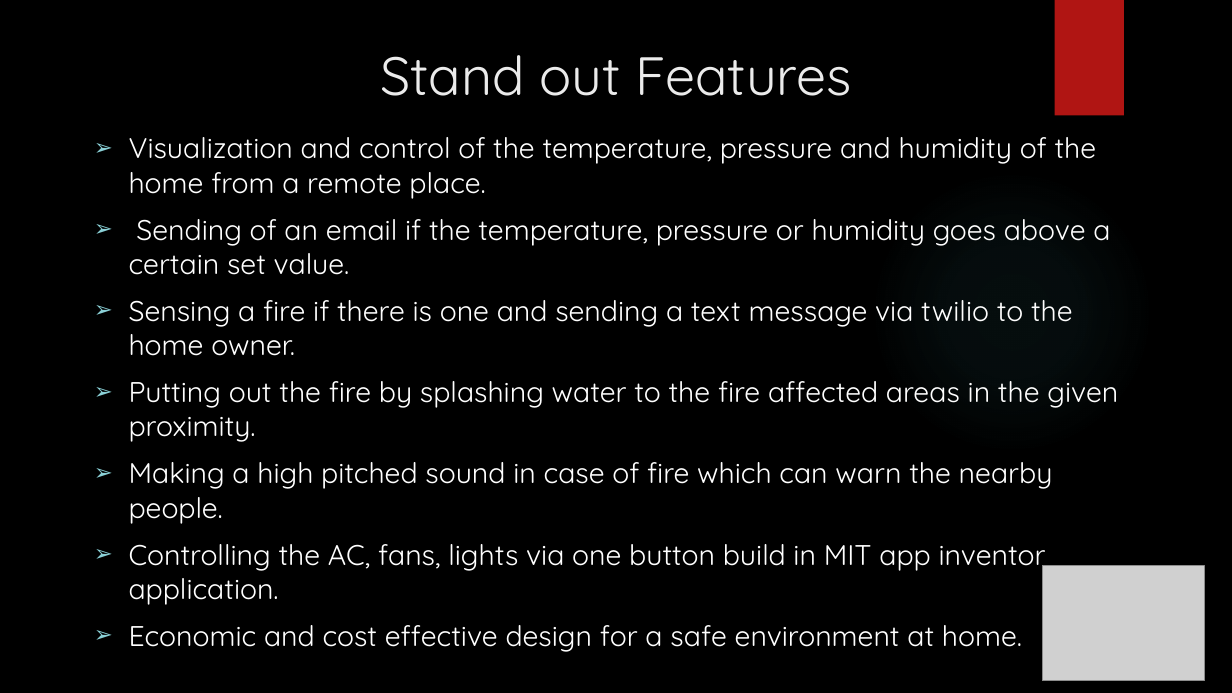
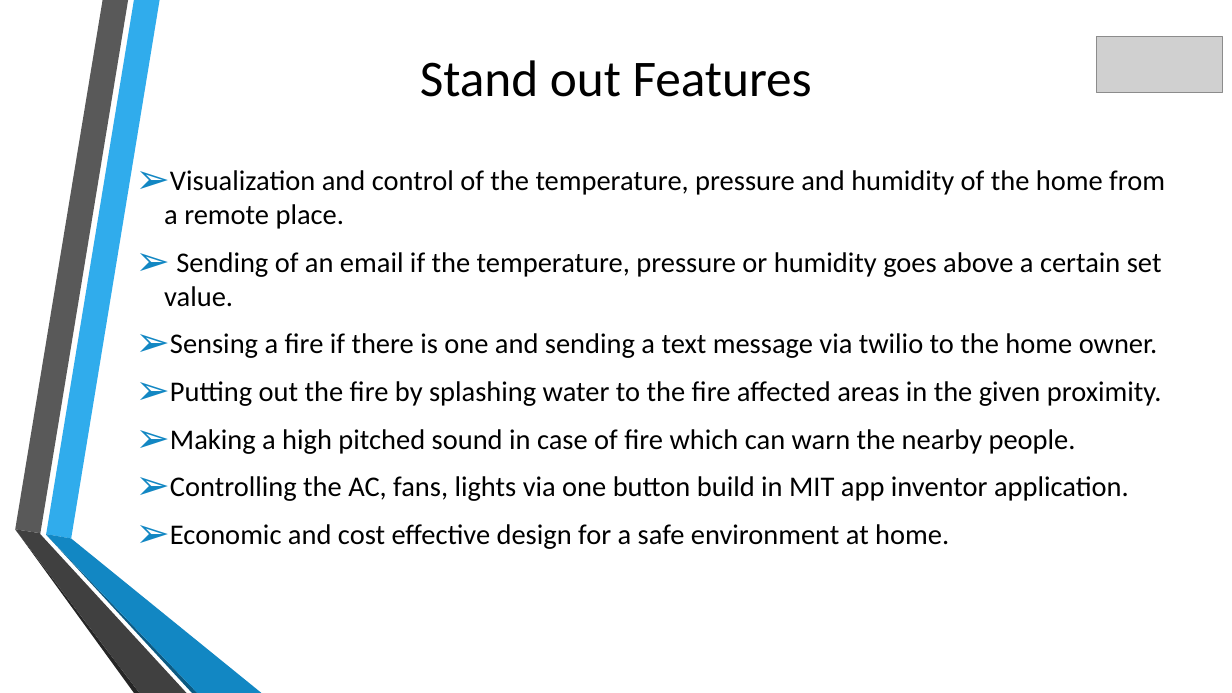
Before and after one commit to Sandhie177/UMKC_Hackathon_Fall_2018_IoT_Group_2, a slide deck: slide 2 of Documentation/IOT-SMART-HOME-Firebot-and-Device-Automation.pptx. Drawn at 1232x693 pixels with LibreOffice and Linux fonts; fonts in the diff are those of the drawing; grey boxes stand for pictures; background and template pictures are left out. Boxes give left, top, right and bottom in pixels: in the first picture for what was removed or moved away, otherwise in the second. Text is boxed around its words. In the diff, an @@ line names an element or a change of style, - is before the commit and + after.

```diff
--- a/Documentation/IOT-SMART-HOME-Firebot-and-Device-Automation.pptx
+++ b/Documentation/IOT-SMART-HOME-Firebot-and-Device-Automation.pptx
@@ rectangle removed at <box>1055,0,1124,116</box> @@
@@ title "Stand out Features" at <box>420,60,812,97</box>: size 42 to 40 pt, font Quicksand to Calibri, text colour #EBEBEB to #000000; vertical alignment top to middle @@
@@ picture added at <box>1096,37,1223,92</box> @@
@@ text "Visualization and control of the ...": place and size @@
-text "Visualization and control of the ..." at <box>129,137,1118,652</box>
+text "Visualization and control of the ..." at <box>164,170,1165,549</box>
@@ text "Visualization and control of the ..." at <box>164,170,1165,549</box>: font Quicksand to Calibri, text colour #FFFFFF to #000000; indent changed; bullet colour #8AD0D6 to #1287C3; vertical alignment top to middle @@
@@ ellipse removed at <box>870,169,1154,454</box> @@
@@ group added at <box>15,0,262,693</box>: 6 freeform shapes @@
@@ picture removed at <box>1043,566,1204,681</box> @@
```
Also in this commit, not shown: 4 other slides changed.
